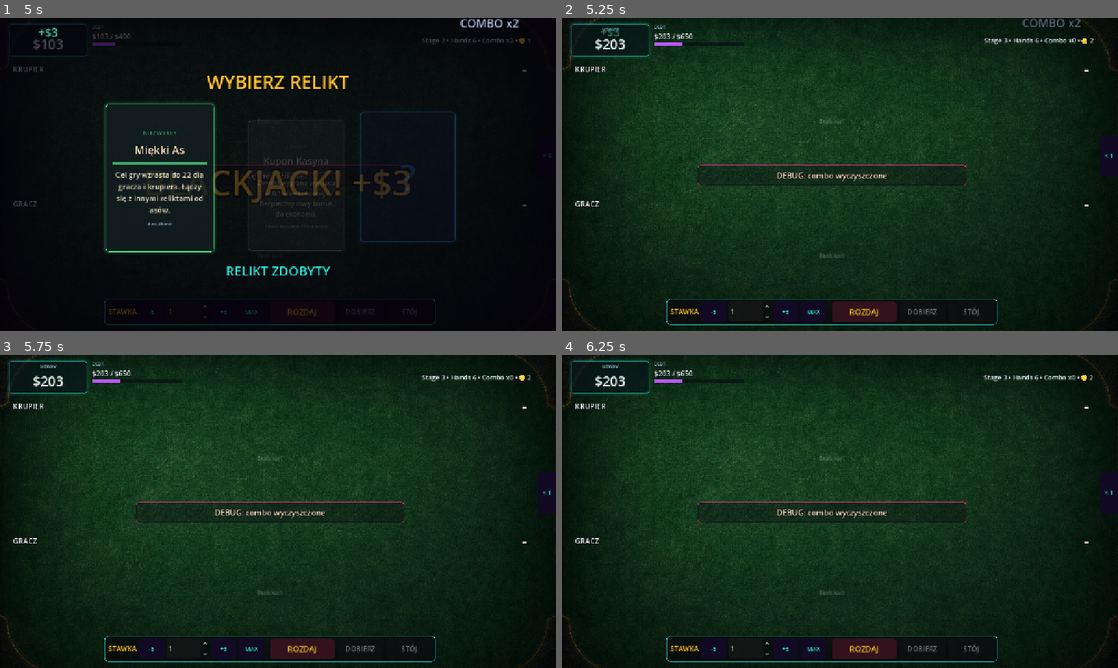
Above: before the commit, frames 1-4 (two rows, left to right).
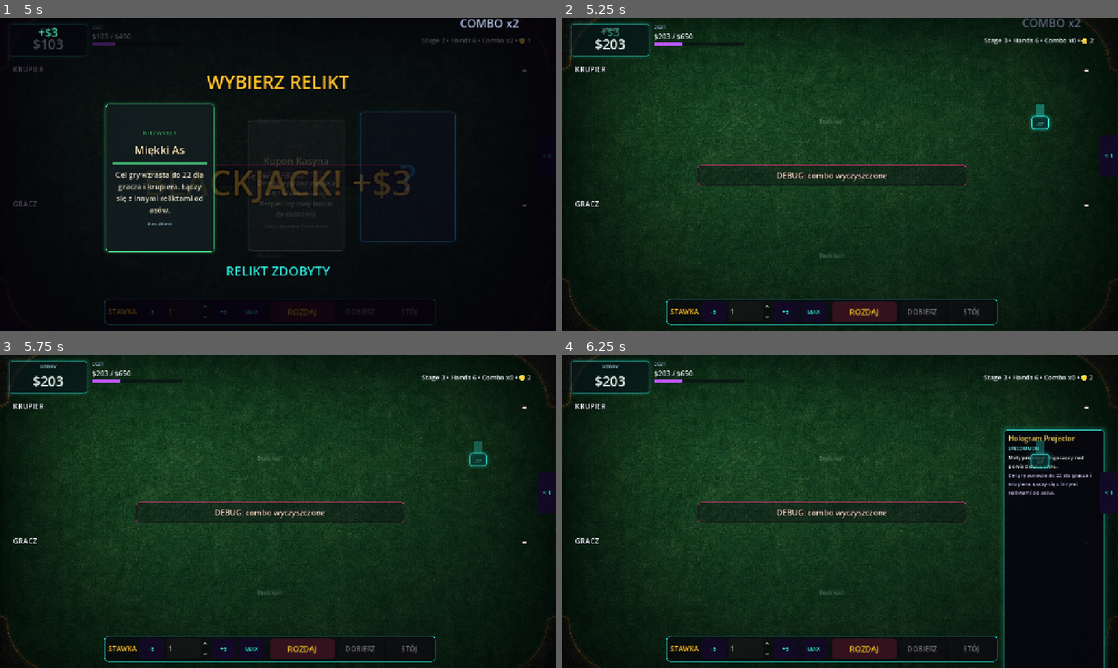
Above: after the commit, the same moments.

Repository: krychasto/debt-to-the-house
Game: Godot game, scene res://scenes/main.tscn
The game is run twice, just before and just after one commit, with the same random seed, the same clock (stepped at 60 frames per second) and the same inputs.
Inputs (mouse positions are in pixels of both pictures, inside the frame that each line leads up to):
- Up to frame 1 (5 s): click "-5" at 0.5 s; click "+5" at 1.25 s; click "MAX" at 2 s; click "ROZDAJ" at 2.75 s; tap Enter at 3.5 s; move the mouse to (400, 158) at 3.52 s; hold D 3.53-4.28 s; tap R at 3.6 s; click (400, 158) at 3.67 s; move the mouse to (166, 190) at 4.27 s; hold S from 4.28 s (still down); tap B at 4.35 s; click (166, 190) at 4.42 s
- Up to frame 2 (5.25 s): move the mouse to (895, 105) at 5.02 s; release S at 5.03 s; hold D from 5.03 s (still down); tap C at 5.1 s; click (895, 105) at 5.17 s
- Up to frame 3 (5.75 s): keep holding D
- Up to frame 4 (6.25 s): release D at 5.75 s; click (1040, 452) at 5.77 s

Frame 1 is identical in both runs. In frame 2, 0.2% of the frame differs, in the area x 84-88%, y 27-37%; in frame 3, 0.2%; in frame 4, 6.2%, in the area x 79-98%, y 23-100%.

Commit message:
feat: add physical table item system

Diff:
--- /dev/null
+++ b/debt-to-the-house/scenes/table_items/TableItem.tscn
@@ -0,0 +1,8 @@
+[gd_scene load_steps=2 format=3]
+
+[ext_resource type="Script" path="res://scripts/table_items/table_item.gd" id="1_table_item"]
+
+[node name="TableItem" type="Button"]
+custom_minimum_size = Vector2(66, 66)
+focus_mode = 0
+script = ExtResource("1_table_item")
--- /dev/null
+++ b/debt-to-the-house/scenes/table_items/TableItemManager.tscn
@@ -0,0 +1,13 @@
+[gd_scene load_steps=2 format=3]
+
+[ext_resource type="Script" path="res://scripts/table_items/table_item_manager.gd" id="1_table_item_manager"]
+
+[node name="TableItemManager" type="Control"]
+layout_mode = 3
+anchors_preset = 15
+anchor_right = 1.0
+anchor_bottom = 1.0
+grow_horizontal = 2
+grow_vertical = 2
+mouse_filter = 2
+script = ExtResource("1_table_item_manager")
--- /dev/null
+++ b/debt-to-the-house/scripts/table_items/table_item.gd
@@ -0,0 +1,271 @@
+extends Button
+class_name TableItem
+
+signal tooltip_requested(item: TableItem)
+signal tooltip_hidden
+
+var id: String = ""
+var display_name: String = ""
+var description: String = ""
+var effect_text: String = ""
+var scene: PackedScene
+var slot_type: String = TableItemSlot.CENTER_LEFT
+var idle_animation: String = "float"
+var activation_animation: String = "pop"
+var rarity: String = RelicData.RARITY_COMMON
+var relic_id: String = ""
+
+var _visual_root: Control
+var _accent: Color = Color.WHITE
+
+
+func setup(data: Dictionary, relic: RelicData) -> void:
+	id = String(data.get("id", ""))
+	display_name = String(data.get("display_name", id))
+	description = String(data.get("description", ""))
+	effect_text = relic.description if relic != null else String(data.get("effect_text", ""))
+	scene = data.get("scene", null)
+	slot_type = String(data.get("slot_type", TableItemSlot.CENTER_LEFT))
+	idle_animation = String(data.get("idle_animation", "float"))
+	activation_animation = String(data.get("activation_animation", "pop"))
+	rarity = String(data.get("rarity", relic.rarity if relic != null else RelicData.RARITY_COMMON))
+	relic_id = relic.id if relic != null else ""
+	_accent = data.get("accent", _get_rarity_color(rarity))
+
+	text = ""
+	tooltip_text = ""
+	custom_minimum_size = Vector2(66, 66)
+	focus_mode = Control.FOCUS_NONE
+	mouse_filter = Control.MOUSE_FILTER_STOP
+	_build_placeholder(data)
+	_apply_button_shell()
+
+	if not pressed.is_connected(_on_pressed):
+		pressed.connect(_on_pressed)
+	if not mouse_entered.is_connected(_on_mouse_entered):
+		mouse_entered.connect(_on_mouse_entered)
+	if not mouse_exited.is_connected(_on_mouse_exited):
+		mouse_exited.connect(_on_mouse_exited)
+
+
+func play_spawn_animation() -> void:
+	scale = Vector2(0.2, 0.2)
+	modulate = Color(1.0, 1.0, 1.0, 0.0)
+	pivot_offset = size * 0.5
+
+	var tween := create_tween()
+	tween.set_parallel(true)
+	tween.tween_property(self, "scale", Vector2.ONE, 0.24).set_trans(Tween.TRANS_BACK).set_ease(Tween.EASE_OUT)
+	tween.tween_property(self, "modulate:a", 1.0, 0.14)
+	tween.chain().tween_callback(play_activation_animation)
+	tween.chain().tween_callback(play_idle_animation)
+
+
+func play_idle_animation() -> void:
+	if not is_inside_tree():
+		return
+
+	match idle_animation:
+		"rotate":
+			_play_rotate_idle()
+		"sway":
+			_play_sway_idle()
+		"blink":
+			_play_blink_idle()
+		"projector":
+			_play_projector_idle()
+		_:
+			_play_float_idle()
+
+
+func play_activation_animation() -> void:
+	pivot_offset = size * 0.5
+	match activation_animation:
+		"spin":
+			var tween := create_tween()
+			tween.set_parallel(true)
+			tween.tween_property(self, "rotation_degrees", rotation_degrees + 360.0, 0.34).set_trans(Tween.TRANS_CUBIC).set_ease(Tween.EASE_OUT)
+			tween.tween_property(self, "scale", Vector2(1.14, 1.14), 0.10)
+			tween.chain().tween_property(self, "scale", Vector2.ONE, 0.12)
+		"flash":
+			_flash_accent()
+		_:
+			var tween := create_tween()
+			tween.tween_property(self, "scale", Vector2(1.16, 1.16), 0.10).set_trans(Tween.TRANS_BACK).set_ease(Tween.EASE_OUT)
+			tween.tween_property(self, "scale", Vector2.ONE, 0.14).set_trans(Tween.TRANS_SINE).set_ease(Tween.EASE_OUT)
+
+
+func _build_placeholder(data: Dictionary) -> void:
+	_clear_children()
+	_visual_root = Control.new()
+	_visual_root.mouse_filter = Control.MOUSE_FILTER_IGNORE
+	_visual_root.set_anchors_preset(Control.PRESET_FULL_RECT)
+	add_child(_visual_root)
+
+	match String(data.get("shape", "card")):
+		"coin":
+			_add_circle(Vector2(33, 33), 23.0, _accent, "$")
+		"flask":
+			_add_box(Vector2(18, 10), Vector2(30, 48), _accent, "♜")
+		"dice":
+			_add_box(Vector2(10, 18), Vector2(25, 25), _accent, "⚂")
+			_add_box(Vector2(32, 24), Vector2(25, 25), _accent.lightened(0.15), "⚄")
+		"eye":
+			_add_box(Vector2(8, 21), Vector2(50, 24), _accent, "◉")
+		"clock":
+			_add_circle(Vector2(33, 33), 24.0, _accent, "◷")
+		"projector":
+			_add_box(Vector2(13, 36), Vector2(40, 22), _accent, "▱")
+			_add_hologram()
+		_:
+			_add_box(Vector2(14, 8), Vector2(38, 52), _accent, "A")
+
+
+func _add_box(position: Vector2, size_value: Vector2, color: Color, label_text: String) -> void:
+	var panel := PanelContainer.new()
+	panel.position = position
+	panel.custom_minimum_size = size_value
+	panel.mouse_filter = Control.MOUSE_FILTER_IGNORE
+	panel.add_theme_stylebox_override("panel", _make_style(Color(color.r * 0.18, color.g * 0.18, color.b * 0.18, 0.84), color, 2, 6))
+	_visual_root.add_child(panel)
+
+	var label := Label.new()
+	label.text = label_text
+	label.horizontal_alignment = HORIZONTAL_ALIGNMENT_CENTER
+	label.vertical_alignment = VERTICAL_ALIGNMENT_CENTER
+	label.add_theme_font_size_override("font_size", 18)
+	label.add_theme_color_override("font_color", color.lightened(0.28))
+	label.add_theme_color_override("font_outline_color", Color(0.0, 0.0, 0.0, 0.85))
+	label.add_theme_constant_override("outline_size", 3)
+	panel.add_child(label)
+
+
+func _add_circle(center: Vector2, radius: float, color: Color, label_text: String) -> void:
+	var panel := PanelContainer.new()
+	panel.position = center - Vector2(radius, radius)
+	panel.custom_minimum_size = Vector2(radius * 2.0, radius * 2.0)
+	panel.mouse_filter = Control.MOUSE_FILTER_IGNORE
+	panel.add_theme_stylebox_override("panel", _make_style(Color(color.r * 0.20, color.g * 0.20, color.b * 0.20, 0.90), color, 2, int(radius)))
+	_visual_root.add_child(panel)
+
+	var label := Label.new()
+	label.text = label_text
+	label.horizontal_alignment = HORIZONTAL_ALIGNMENT_CENTER
+	label.vertical_alignment = VERTICAL_ALIGNMENT_CENTER
+	label.add_theme_font_size_override("font_size", 20)
+	label.add_theme_color_override("font_color", color.lightened(0.25))
+	label.add_theme_color_override("font_outline_color", Color(0.0, 0.0, 0.0, 0.88))
+	label.add_theme_constant_override("outline_size", 3)
+	panel.add_child(label)
+
+
+func _add_hologram() -> void:
+	var glow := ColorRect.new()
+	glow.position = Vector2(23, 9)
+	glow.custom_minimum_size = Vector2(20, 28)
+	glow.color = Color(0.18, 0.94, 0.88, 0.36)
+	glow.mouse_filter = Control.MOUSE_FILTER_IGNORE
+	_visual_root.add_child(glow)
+
+
+func _apply_button_shell() -> void:
+	var empty := StyleBoxFlat.new()
+	empty.bg_color = Color.TRANSPARENT
+	empty.border_width_left = 0
+	empty.border_width_right = 0
+	empty.border_width_top = 0
+	empty.border_width_bottom = 0
+	add_theme_stylebox_override("normal", empty)
+	add_theme_stylebox_override("hover", empty)
+	add_theme_stylebox_override("pressed", empty)
+	add_theme_stylebox_override("disabled", empty)
+
+
+func _play_float_idle() -> void:
+	var tween := create_tween().set_loops()
+	tween.tween_property(self, "position:y", position.y - 4.0, 1.4).set_trans(Tween.TRANS_SINE).set_ease(Tween.EASE_IN_OUT)
+	tween.tween_property(self, "position:y", position.y, 1.4).set_trans(Tween.TRANS_SINE).set_ease(Tween.EASE_IN_OUT)
+
+
+func _play_rotate_idle() -> void:
+	var tween := create_tween().set_loops()
+	tween.tween_property(self, "rotation_degrees", rotation_degrees + 360.0, 3.8).set_trans(Tween.TRANS_LINEAR)
+
+
+func _play_sway_idle() -> void:
+	var tween := create_tween().set_loops()
+	tween.tween_property(self, "rotation_degrees", -5.0, 1.1).set_trans(Tween.TRANS_SINE).set_ease(Tween.EASE_IN_OUT)
+	tween.tween_property(self, "rotation_degrees", 5.0, 1.1).set_trans(Tween.TRANS_SINE).set_ease(Tween.EASE_IN_OUT)
+
+
+func _play_blink_idle() -> void:
+	var tween := create_tween().set_loops()
+	tween.tween_interval(1.2)
+	tween.tween_property(self, "modulate", Color(1.0, 0.30, 0.36, 0.82), 0.08)
+	tween.tween_property(self, "modulate", Color.WHITE, 0.14)
+
+
+func _play_projector_idle() -> void:
+	var tween := create_tween().set_loops()
+	tween.tween_property(self, "modulate:a", 0.62, 0.36)
+	tween.tween_property(self, "modulate:a", 1.0, 0.42)
+
+
+func _flash_accent() -> void:
+	modulate = Color(_accent.r, _accent.g, _accent.b, 1.0)
+	var tween := create_tween()
+	tween.tween_property(self, "modulate", Color.WHITE, 0.22)
+
+
+func _on_pressed() -> void:
+	play_activation_animation()
+	tooltip_requested.emit(self)
+
+
+func _on_mouse_entered() -> void:
+	pivot_offset = size * 0.5
+	var tween := create_tween()
+	tween.tween_property(self, "scale", Vector2(1.08, 1.08), 0.10)
+	tooltip_requested.emit(self)
+
+
+func _on_mouse_exited() -> void:
+	var tween := create_tween()
+	tween.tween_property(self, "scale", Vector2.ONE, 0.10)
+	tooltip_hidden.emit()
+
+
+func _make_style(bg: Color, border: Color, border_width: int, radius: int) -> StyleBoxFlat:
+	var style := StyleBoxFlat.new()
+	style.bg_color = bg
+	style.border_color = border
+	style.border_width_left = border_width
+	style.border_width_top = border_width
+	style.border_width_right = border_width
+	style.border_width_bottom = border_width
+	style.corner_radius_top_left = radius
+	style.corner_radius_top_right = radius
+	style.corner_radius_bottom_left = radius
+	style.corner_radius_bottom_right = radius
+	style.shadow_color = Color(border.r, border.g, border.b, 0.22)
+	style.shadow_size = 8
+	return style
+
+
+func _get_rarity_color(value: String) -> Color:
+	match value:
+		RelicData.RARITY_UNCOMMON:
+			return Color(0.34, 1.0, 0.60)
+		RelicData.RARITY_RARE:
+			return Color(0.18, 0.64, 1.0)
+		RelicData.RARITY_EPIC:
+			return Color(0.78, 0.36, 1.0)
+		RelicData.RARITY_LEGENDARY:
+			return Color(1.0, 0.78, 0.16)
+		_:
+			return Color(0.82, 0.86, 0.90)
+
+
+func _clear_children() -> void:
+	for child: Node in get_children():
+		child.queue_free()
--- /dev/null
+++ b/debt-to-the-house/scripts/table_items/table_item_manager.gd
@@ -0,0 +1,313 @@
+extends Control
+class_name TableItemManager
+
+const TableItemScene := preload("res://scenes/table_items/TableItem.tscn")
+
+var item_by_relic_id: Dictionary = {}
+var _slots: Array[TableItemSlot] = []
+var _spawned_items: Dictionary = {}
+var _tooltip_panel: PanelContainer
+var _tooltip_name: Label
+var _tooltip_rarity: Label
+var _tooltip_description: Label
+var _tooltip_effect: Label
+
+
+func _ready() -> void:
+	mouse_filter = Control.MOUSE_FILTER_IGNORE
+	set_anchors_preset(Control.PRESET_FULL_RECT)
+	if _slots.is_empty():
+		_build_slots()
+	if not is_instance_valid(_tooltip_panel):
+		_build_tooltip()
+
+
+func spawn_for_relic(relic: RelicData) -> TableItem:
+	if relic == null:
+		return null
+	if _slots.is_empty():
+		_build_slots()
+	if not is_instance_valid(_tooltip_panel):
+		_build_tooltip()
+	if _spawned_items.has(relic.id):
+		var existing := _spawned_items[relic.id] as TableItem
+		if is_instance_valid(existing):
+			existing.play_activation_animation()
+			return existing
+
+	var data := get_item_data_for_relic(relic)
+	var slot := _find_slot(String(data.get("slot_type", TableItemSlot.CENTER_LEFT)))
+	if slot == null:
+		return null
+
+	var item := TableItemScene.instantiate() as TableItem
+	add_child(item)
+	item.setup(data, relic)
+	item.position = _slot_to_position(slot) - item.custom_minimum_size * 0.5
+	item.tooltip_requested.connect(_show_tooltip)
+	item.tooltip_hidden.connect(_hide_tooltip)
+	slot.occupy(item.id)
+	_spawned_items[relic.id] = item
+	item_by_relic_id[relic.id] = item.id
+	item.play_spawn_animation()
+	print("[TableItemManager] spawned relic=%s item=%s slot=%s" % [relic.id, item.id, slot.slot_type])
+	return item
+
+
+func clear_items() -> void:
+	for item: TableItem in _spawned_items.values():
+		if is_instance_valid(item):
+			item.queue_free()
+	_spawned_items.clear()
+	item_by_relic_id.clear()
+	for slot: TableItemSlot in _slots:
+		slot.release()
+	_hide_tooltip()
+
+
+func get_item_data_for_relic(relic: RelicData) -> Dictionary:
+	var map := _get_relic_item_map()
+	var item_key := String(map.get(relic.id, _fallback_item_key(relic)))
+	var definitions := _get_item_definitions()
+	var data: Dictionary = definitions.get(item_key, definitions["lucky_coin"]).duplicate(true)
+	data["rarity"] = relic.rarity
+	return data
+
+
+func _build_slots() -> void:
+	_slots = [
+		TableItemSlot.new(TableItemSlot.LEFT_PANEL, Vector2(0.14, 0.31)),
+		TableItemSlot.new(TableItemSlot.LEFT_PANEL, Vector2(0.14, 0.55)),
+		TableItemSlot.new(TableItemSlot.RIGHT_PANEL, Vector2(0.86, 0.31)),
+		TableItemSlot.new(TableItemSlot.RIGHT_PANEL, Vector2(0.86, 0.55)),
+		TableItemSlot.new(TableItemSlot.TOP_PANEL, Vector2(0.34, 0.18)),
+		TableItemSlot.new(TableItemSlot.TOP_PANEL, Vector2(0.66, 0.18)),
+		TableItemSlot.new(TableItemSlot.BOTTOM_PANEL, Vector2(0.34, 0.84)),
+		TableItemSlot.new(TableItemSlot.BOTTOM_PANEL, Vector2(0.66, 0.84)),
+		TableItemSlot.new(TableItemSlot.DEALER_AREA, Vector2(0.26, 0.38)),
+		TableItemSlot.new(TableItemSlot.PLAYER_AREA, Vector2(0.74, 0.70)),
+		TableItemSlot.new(TableItemSlot.CENTER_LEFT, Vector2(0.38, 0.51)),
+		TableItemSlot.new(TableItemSlot.CENTER_RIGHT, Vector2(0.62, 0.51)),
+	]
+
+
+func _find_slot(preferred_type: String) -> TableItemSlot:
+	var preferred_slot: TableItemSlot = null
+	for slot: TableItemSlot in _slots:
+		if slot.slot_type == preferred_type and slot.is_free():
+			return slot
+		if slot.slot_type == preferred_type and preferred_slot == null:
+			preferred_slot = slot
+
+	var preferred_position := preferred_slot.normalized_position if preferred_slot != null else Vector2(0.5, 0.5)
+	var best_slot: TableItemSlot = null
+	var best_distance := INF
+	for slot: TableItemSlot in _slots:
+		if not slot.is_free():
+			continue
+		var distance := slot.distance_to(preferred_position)
+		if distance < best_distance:
+			best_distance = distance
+			best_slot = slot
+
+	return best_slot
+
+
+func _slot_to_position(slot: TableItemSlot) -> Vector2:
+	var bounds := size
+	if bounds.x <= 0.0 or bounds.y <= 0.0:
+		bounds = get_viewport_rect().size
+
+	return Vector2(bounds.x * slot.normalized_position.x, bounds.y * slot.normalized_position.y)
+
+
+func _build_tooltip() -> void:
+	_tooltip_panel = PanelContainer.new()
+	_tooltip_panel.visible = false
+	_tooltip_panel.mouse_filter = Control.MOUSE_FILTER_IGNORE
+	_tooltip_panel.custom_minimum_size = Vector2(230, 0)
+	_tooltip_panel.add_theme_stylebox_override("panel", _make_panel_style())
+	add_child(_tooltip_panel)
+
+	var box := VBoxContainer.new()
+	box.add_theme_constant_override("separation", 4)
+	_tooltip_panel.add_child(box)
+
+	_tooltip_name = _make_tooltip_label(16, Color(1.0, 0.86, 0.36))
+	box.add_child(_tooltip_name)
+
+	_tooltip_rarity = _make_tooltip_label(11, Color(0.50, 1.0, 0.96))
+	box.add_child(_tooltip_rarity)
+
+	_tooltip_description = _make_tooltip_label(12, Color(0.94, 1.0, 0.96))
+	_tooltip_description.autowrap_mode = TextServer.AUTOWRAP_WORD_SMART
+	box.add_child(_tooltip_description)
+
+	_tooltip_effect = _make_tooltip_label(12, Color(0.86, 0.82, 1.0))
+	_tooltip_effect.autowrap_mode = TextServer.AUTOWRAP_WORD_SMART
+	box.add_child(_tooltip_effect)
+
+
+func _show_tooltip(item: TableItem) -> void:
+	if not is_instance_valid(item):
+		return
+
+	_tooltip_name.text = item.display_name
+	_tooltip_rarity.text = item.rarity.to_upper()
+	_tooltip_description.text = item.description
+	_tooltip_effect.text = item.effect_text
+	_tooltip_panel.visible = true
+
+	var tooltip_size := Vector2(250, 150)
+	var preferred := item.position + Vector2(58, -18)
+	preferred.x = clampf(preferred.x, 12.0, maxf(12.0, size.x - tooltip_size.x - 12.0))
+	preferred.y = clampf(preferred.y, 82.0, maxf(82.0, size.y - tooltip_size.y - 72.0))
+	_tooltip_panel.position = preferred
+	_tooltip_panel.modulate = Color(1.0, 1.0, 1.0, 0.0)
+	var tween := _tooltip_panel.create_tween()
+	tween.tween_property(_tooltip_panel, "modulate:a", 1.0, 0.08)
+
+
+func _hide_tooltip() -> void:
+	if is_instance_valid(_tooltip_panel):
+		_tooltip_panel.visible = false
+
+
+func _make_tooltip_label(font_size: int, color: Color) -> Label:
+	var label := Label.new()
+	label.add_theme_font_size_override("font_size", font_size)
+	label.add_theme_color_override("font_color", color)
+	label.add_theme_color_override("font_outline_color", Color(0.0, 0.0, 0.0, 0.92))
+	label.add_theme_constant_override("outline_size", 3)
+	return label
+
+
+func _make_panel_style() -> StyleBoxFlat:
+	var style := StyleBoxFlat.new()
+	style.bg_color = Color(0.02, 0.01, 0.04, 0.92)
+	style.border_color = Color(0.18, 0.94, 0.88, 0.50)
+	style.border_width_left = 1
+	style.border_width_top = 1
+	style.border_width_right = 1
+	style.border_width_bottom = 1
+	style.corner_radius_top_left = 6
+	style.corner_radius_top_right = 6
+	style.corner_radius_bottom_left = 6
+	style.corner_radius_bottom_right = 6
+	style.content_margin_left = 10
+	style.content_margin_top = 8
+	style.content_margin_right = 10
+	style.content_margin_bottom = 8
+	style.shadow_color = Color(0.18, 0.94, 0.88, 0.18)
+	style.shadow_size = 12
+	return style
+
+
+func _get_relic_item_map() -> Dictionary:
+	return {
+		"soft_ceiling": "broken_clock",
+		"dealer_nerves": "robot_eye",
+		"gold_blackjack": "golden_card",
+		"sharp_tables": "whiskey_flask",
+		"royal_debt": "loaded_dice",
+		"house_coupon": "lucky_coin",
+		"soft_ace": "hologram_projector",
+		"dealer_heat": "loaded_dice",
+		"blackjack_crown": "golden_card",
+	}
+
+
+func _fallback_item_key(relic: RelicData) -> String:
+	if relic.tags.has("money"):
+		return "lucky_coin"
+	if relic.tags.has("dealer"):
+		return "robot_eye"
+	if relic.tags.has("risk"):
+		return "loaded_dice"
+	if relic.tags.has("blackjack"):
+		return "golden_card"
+	if relic.tags.has("target_score"):
+		return "broken_clock"
+	return "hologram_projector"
+
+
+func _get_item_definitions() -> Dictionary:
+	return {
+		"lucky_coin": {
+			"id": "lucky_coin",
+			"display_name": "Lucky Coin",
+			"description": "Mała moneta leżąca przy panelu gracza.",
+			"slot_type": TableItemSlot.PLAYER_AREA,
+			"idle_animation": "rotate",
+			"activation_animation": "spin",
+			"shape": "coin",
+			"accent": Color(1.0, 0.78, 0.16),
+			"scene": null,
+		},
+		"whiskey_flask": {
+			"id": "whiskey_flask",
+			"display_name": "Whiskey Flask",
+			"description": "Płaska butelka z ciemnego metalu.",
+			"slot_type": TableItemSlot.BOTTOM_PANEL,
+			"idle_animation": "sway",
+			"activation_animation": "pop",
+			"shape": "flask",
+			"accent": Color(0.72, 0.46, 0.28),
+			"scene": null,
+		},
+		"loaded_dice": {
+			"id": "loaded_dice",
+			"display_name": "Loaded Dice",
+			"description": "Para podejrzanie ciężkich kostek.",
+			"slot_type": TableItemSlot.CENTER_RIGHT,
+			"idle_animation": "rotate",
+			"activation_animation": "spin",
+			"shape": "dice",
+			"accent": Color(0.92, 0.92, 1.0),
+			"scene": null,
+		},
+		"robot_eye": {
+			"id": "robot_eye",
+			"display_name": "Robot Eye",
+			"description": "Cybernetyczne oko obserwujące krupiera.",
+			"slot_type": TableItemSlot.DEALER_AREA,
+			"idle_animation": "blink",
+			"activation_animation": "flash",
+			"shape": "eye",
+			"accent": Color(1.0, 0.18, 0.32),
+			"scene": null,
+		},
+		"broken_clock": {
+			"id": "broken_clock",
+			"display_name": "Broken Clock",
+			"description": "Pęknięty zegarek, który rozciąga zasady czasu i wyniku.",
+			"slot_type": TableItemSlot.CENTER_LEFT,
+			"idle_animation": "sway",
+			"activation_animation": "pop",
+			"shape": "clock",
+			"accent": Color(0.50, 0.84, 1.0),
+			"scene": null,
+		},
+		"golden_card": {
+			"id": "golden_card",
+			"display_name": "Golden Card",
+			"description": "Złota karta z wygrawerowanym symbolem blackjacka.",
+			"slot_type": TableItemSlot.TOP_PANEL,
+			"idle_animation": "float",
+			"activation_animation": "flash",
+			"shape": "card",
+			"accent": Color(1.0, 0.78, 0.16),
+			"scene": null,
+		},
+		"hologram_projector": {
+			"id": "hologram_projector",
+			"display_name": "Hologram Projector",
+			"description": "Mały projektor migoczący nad powierzchnią stołu.",
+			"slot_type": TableItemSlot.RIGHT_PANEL,
+			"idle_animation": "projector",
+			"activation_animation": "flash",
+			"shape": "projector",
+			"accent": Color(0.18, 0.94, 0.88),
+			"scene": null,
+		},
+	}
--- /dev/null
+++ b/debt-to-the-house/scripts/table_items/table_item_slot.gd
@@ -0,0 +1,36 @@
+extends RefCounted
+class_name TableItemSlot
+
+const LEFT_PANEL := "left_panel"
+const RIGHT_PANEL := "right_panel"
+const TOP_PANEL := "top_panel"
+const BOTTOM_PANEL := "bottom_panel"
+const PLAYER_AREA := "player_area"
+const DEALER_AREA := "dealer_area"
+const CENTER_LEFT := "center_left"
+const CENTER_RIGHT := "center_right"
+
+var slot_type: String
+var normalized_position: Vector2
+var occupied_item_id: String = ""
+
+
+func _init(type: String = CENTER_LEFT, position: Vector2 = Vector2.ZERO) -> void:
+	slot_type = type
+	normalized_position = position
+
+
+func is_free() -> bool:
+	return occupied_item_id.is_empty()
+
+
+func occupy(item_id: String) -> void:
+	occupied_item_id = item_id
+
+
+func release() -> void:
+	occupied_item_id = ""
+
+
+func distance_to(other_position: Vector2) -> float:
+	return normalized_position.distance_to(other_position)
--- a/debt-to-the-house/scripts/ui/blackjack_table.gd
+++ b/debt-to-the-house/scripts/ui/blackjack_table.gd
@@ -6,6 +6,7 @@
 const CARD_BACK_TEXTURE := preload("res://assets/ui/card_back.png")
 const CARD_FRONT_TEXTURE := preload("res://assets/ui/card_front.png")
 const GAME_HUD_SCENE := preload("res://scenes/ui/GameHud.tscn")
+const TABLE_ITEM_MANAGER_SCENE := preload("res://scenes/table_items/TableItemManager.tscn")
 const CARD_HOVER_OFFSET := Vector2(0, -8)
 const CARD_ENTER_TIME := 0.18
 const CARD_HOVER_TIME := 0.10
@@ -56,6 +57,7 @@
 var table_area_root: VBoxContainer
 var background_shade: ColorRect
 var chip_layer: Control
+var table_item_manager: TableItemManager
 var flash_overlay: ColorRect
 var result_burst_label: Label
 var debug_panel: PanelContainer
@@ -166,6 +168,7 @@
 
 	root.add_child(_build_controls())
 	_add_game_hud()
+	_add_table_item_manager()
 	add_child(_build_synergy_panel())
 	add_child(_build_relic_drawer())
 	add_child(_build_reward_overlay())
@@ -225,6 +228,12 @@
 	hands_label = game_hud.hands_value_label
 	stage_label = game_hud.stage_value_label
 	combo_label = game_hud.combo_value_label
+
+
+func _add_table_item_manager() -> void:
+	table_item_manager = TABLE_ITEM_MANAGER_SCENE.instantiate() as TableItemManager
+	table_item_manager.mouse_filter = Control.MOUSE_FILTER_IGNORE
+	add_child(table_item_manager)
 
 
 func _create_stat_card(caption: String, accent_color: Color, tilt: float) -> PanelContainer:
@@ -1266,6 +1275,8 @@
 
 func _complete_reward_choice(relic: RelicData) -> void:
 	print("[Debug] reward selected id=%s name=%s stage_before=%d" % [relic.id, relic.display_name, run_manager.stage])
+	if is_instance_valid(table_item_manager):
+		table_item_manager.spawn_for_relic(relic)
 	run_manager.advance_stage()
 	run_manager.rebuild_effective_state(engine.rules)
 	engine.reset_round()
@@ -1303,6 +1314,8 @@
 		reward_overlay.visible = false
 	if is_instance_valid(background_shade):
 		background_shade.color = Color(0.04, 0.00, 0.07, 0.08)
+	if is_instance_valid(table_item_manager):
+		table_item_manager.clear_items()
 	message_label.text = "Nowy run. Ustaw stawkę i rozdaj."
 	_update_ui()
 
Not shown, added: debt-to-the-house/scripts/table_items/table_item.gd.uid
Not shown, added: debt-to-the-house/scripts/table_items/table_item_manager.gd.uid
Not shown, added: debt-to-the-house/scripts/table_items/table_item_slot.gd.uid
Not shown, added: debt-to-the-house/docs/TableItems.md
